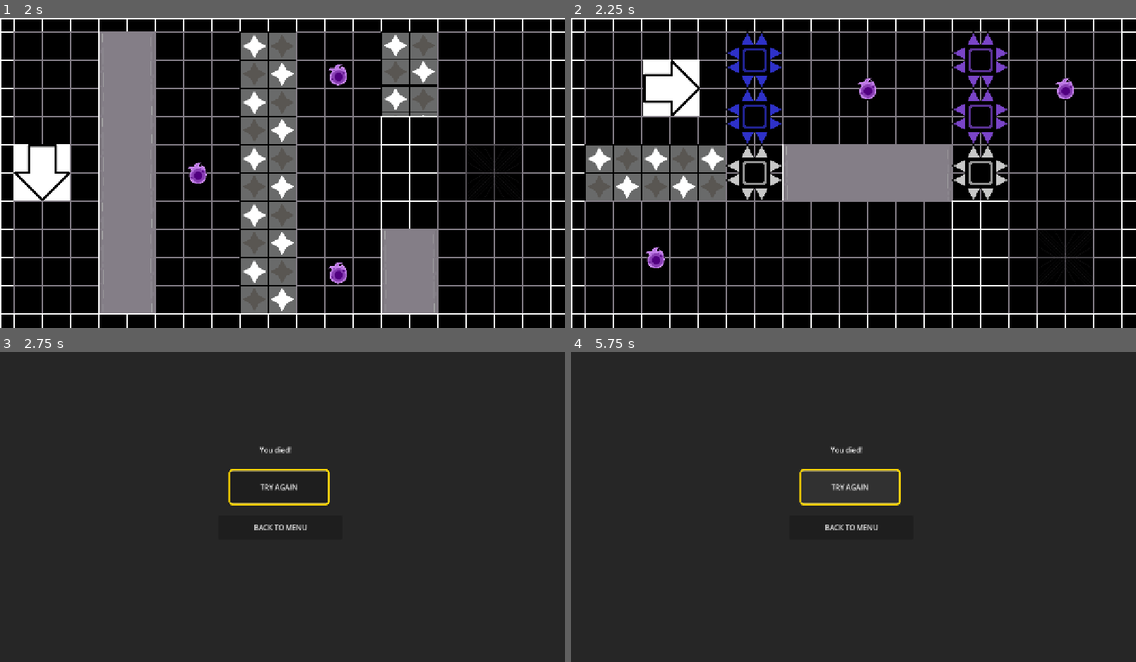
Above: before the commit, frames 1-4 (two rows, left to right).
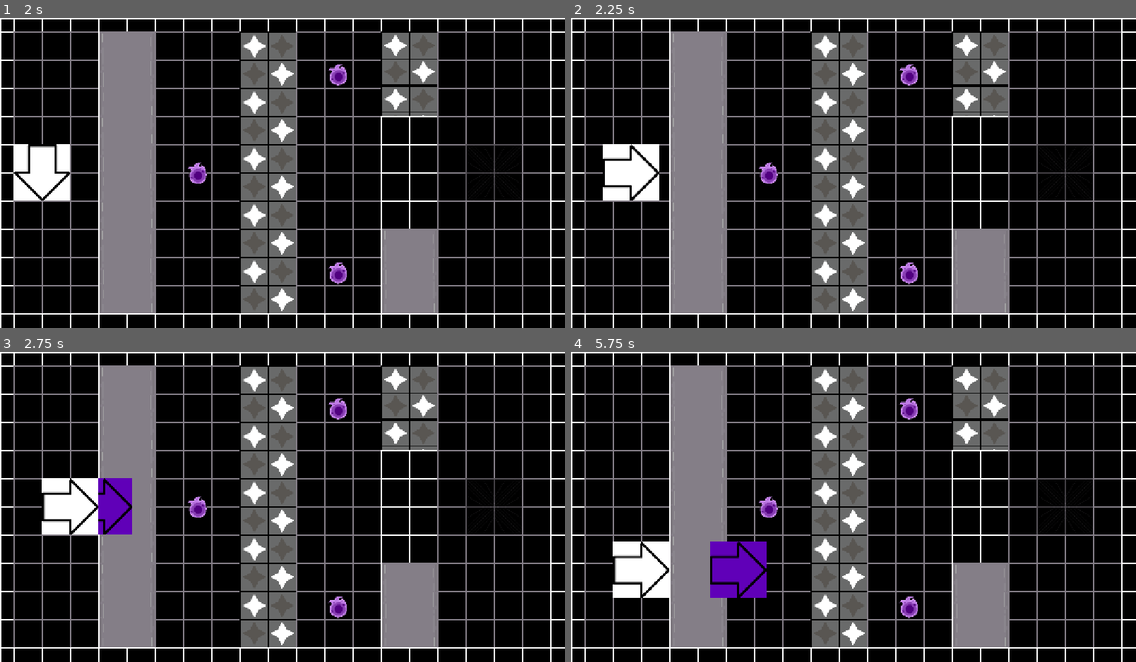
Above: after the commit, the same moments.

Repository: Equipe-Plasma/Switch-Shadow
Game: Godot game, scene res://menu/menu_principal/menu_principal.tscn
Same seed, same stepped clock (60 frames per second), same inputs: the game is played once before the commit and once after it. Sound files missing from this copy of the repository are replaced by a short silence.
Inputs (mouse positions are in pixels of both pictures, inside the frame that each line leads up to):
- Up to frame 1 (2 s): click "PLAY" at 0.5 s; click "Skip tutorial" at 1.25 s
- Up to frame 2 (2.25 s): tap Enter (proxima_fase) at 2 s; hold D (mover_direita) from 2.03 s (still down); hold Enter (proxima_fase) from 2.03 s (still down)
- Up to frame 3 (2.75 s): keep holding D (mover_direita); keep holding Enter (proxima_fase); tap Space (trocar_sombra) at 2.3 s
- Up to frame 4 (5.75 s): release D (mover_direita) at 2.75 s; release Enter (proxima_fase) at 2.75 s; click (847, 488) at 2.75 s, where only the run before the commit has a clickable "TRY AGAIN"; tap Space (trocar_sombra) at 3.5, 3.6, 5.3 s; hold S (mover_baixo) 3.53-4.25 s; tap Enter (proxima_fase) at 3.8, 5 s; click (853, 479) at 4.25 s, where only the run before the commit has a clickable "PLAY"; hold D (mover_direita) from 5.03 s (still down); hold Enter (proxima_fase) from 5.03 s (still down)

Frame 1 is identical in both runs. In frame 2, 33% of the frame differs, in the area x 2-93%, y 4-96%; in frame 3, 100%, in the area x 0-100%, y 0-100%; in frame 4, 100%.

Commit message:
Som da sombra não toca mais, musica em loop, etc

Diff:
--- a/Sistema/creditos/Creditos.tscn
+++ b/Sistema/creditos/Creditos.tscn
@@ -25,24 +25,4 @@
 layout_mode = 2
 size_flags_horizontal = 3
 bbcode_enabled = true
-text = "[center]
-[b][u]CREDITS[/u][/b]
-
-[b]Programming:[/b]
-Giovani
-Gustavo
-Rubens
-Ghabriel
-
-[b]Level Design:[/b]
-Giovani
-
-[b]Arts:[/b]
-Ghabriel
-
-[b]Sound Design:[/b]
-Rubens
-
-[b]Thank you for playing![/b]
-[/center]"
 fit_content = true
--- a/editor/item/item.gd
+++ b/editor/item/item.gd
@@ -1,9 +1,26 @@
 extends Area2D
 
-# Esta função é chamada automaticamente pelo Godot quando algo entra na área do item
+@onready var item_coletado: AudioStreamPlayer2D = $Item_coletado
+@onready var sprite: Sprite2D = $Sprite2D
+@onready var collision: CollisionShape2D = $CollisionShape2D
+
 func _on_body_entered(body: Node2D) -> void:
-	# Verifica se quem encostou é o Player
 	if body.name == "Player":
-		# Emite um aviso para quem estiver ouvindo que este item foi coletado
-		# Depois remove o item da fase
+		# 1. Desativa a colisão e esconde o visual na hora
+		collision.set_deferred("disabled", true)
+		if sprite:
+			sprite.visible = false
+
+		# 2. Toca o som (mas precisamos reparentar ele para a raiz da cena para
+		# não ser destruído junto com o item quando dermos queue_free)
+		if item_coletado.stream:
+			# Tira o player de áudio de dentro do item e joga na cena principal (root)
+			var audio_clone = item_coletado.duplicate()
+			get_tree().root.add_child(audio_clone)
+			audio_clone.global_position = global_position # Se for AudioStreamPlayer2D
+			audio_clone.play()
+			# Opcional: faz o clone se destruir sozinho quando o áudio acabar
+			audio_clone.finished.connect(audio_clone.queue_free)
+
+		# 3. Remove o item imediatamente para o contador/portal funcionar na hora
 		queue_free()
--- a/editor/item/item.tscn
+++ b/editor/item/item.tscn
@@ -2,6 +2,7 @@
 
 [ext_resource type="Script" uid="uid://chtqxur71et2r" path="res://editor/item/item.gd" id="1_6t40p"]
 [ext_resource type="Texture2D" uid="uid://ddym0oeqa3oij" path="res://assets/outros/item.png" id="2_cjhq7"]
+[ext_resource type="AudioStream" uid="uid://c5om5m4lvreut" path="res://sons/item_coletado.mp3" id="3_x7dig"]
 
 [sub_resource type="CircleShape2D" id="CircleShape2D_123ki"]
 radius = 25.0
@@ -15,4 +16,8 @@
 [node name="Sprite2D" type="Sprite2D" parent="." unique_id=498615420]
 texture = ExtResource("2_cjhq7")
 
+[node name="Item_coletado" type="AudioStreamPlayer2D" parent="." unique_id=395619158]
+stream = ExtResource("3_x7dig")
+volume_db = 8.748
+
 [connection signal="body_entered" from="." to="." method="_on_body_entered"]
--- a/fase/fase 1/fase_1.gd
+++ b/fase/fase 1/fase_1.gd
@@ -27,15 +27,6 @@
 	# Quando o jogador apertar o botão de troca (ESPAÇO)
 	if event.is_action_pressed("trocar_sombra"):
 		trocar_posicoes()
-		if trocar:
-			trocar.play()
-		else:
-			print("Aviso: O AudioStreamPlayer 'change' não foi encontrado nesta cena.")
-
-	# Atalho para avançar de fase ao apertar Enter (ui_accept) ou a ação configurada
-	if event.is_action_pressed("proxima_fase"):
-		avancar_para_proxima_fase()
-	# TEm q apagar isso dps ^
 
 func trocar_posicoes() -> void:
 	if player == null or sombra == null:
@@ -45,8 +36,13 @@
 		print("Ação bloqueada: Personagem na parede!! ")
 		return
 
-	# Se estiver tudo certo, executa a troca
+	# Se estiver tudo certo, executa a troca e toca o som
 	realizar_troca()
+
+	if trocar:
+		trocar.play()
+	else:
+		print("Aviso: O AudioStreamPlayer 'trocar' não foi encontrado nesta cena.")
 
 func pode_trocar_posicoes() -> bool:
 	# 1. Simula a posição de destino do Player
@@ -90,8 +86,6 @@
 		print("Todos os itens coletados! Portal ativado!")
 		portal.ativar()
 
-
-
 func avancar_para_proxima_fase() -> void:
 	if fase_concluida:
 		return
--- a/fase/fase 2/fase_2.gd
+++ b/fase/fase 2/fase_2.gd
@@ -99,7 +99,6 @@
 
 		trocar_posicoes()
 
-
 func trocar_posicoes() -> void:
 	if player == null or sombra == null:
 		return
--- a/fase/fase 3/fase_3.gd
+++ b/fase/fase 3/fase_3.gd
@@ -94,9 +94,6 @@
 			return
 
 		trocar_posicoes()
-		if trocar:
-			trocar.play()
-
 
 # ==========================================
 # SOLICITAR TROCA
@@ -117,17 +114,16 @@
 	# Aguarda o próximo momento seguro
 	# para verificar colisões e trocar posições.
 	realizar_troca_segura.call_deferred()
-
-
-# ==========================================
-# EXECUTAR TROCA SEGURA
-# ==========================================
 
 func realizar_troca_segura() -> void:
 	if not pode_trocar_posicoes():
 		print("Troca bloqueada: destino ocupado!")
 		troca_em_andamento = false
 		return
+
+	# Se chegou aqui, a troca é válida! O som toca apenas agora.
+	if trocar:
+		trocar.play()
 
 	var pos_player: Vector2 = player.global_position
 	var pos_sombra: Vector2 = sombra.global_position
--- a/fase/fase 4/fase_4.gd
+++ b/fase/fase 4/fase_4.gd
@@ -91,9 +91,6 @@
 			return
 
 		trocar_posicoes()
-		if trocar:
-			trocar.play()
-
 
 # ==========================================
 # SOLICITAR TROCA
@@ -124,6 +121,10 @@
 		troca_em_andamento = false
 		return
 
+	# Toca o som apenas se a troca for bem-sucedida!
+	if trocar:
+		trocar.play()
+
 	var pos_player: Vector2 = player.global_position
 	var pos_sombra: Vector2 = sombra.global_position
 
@@ -150,7 +151,6 @@
 	print("================================")
 
 	troca_em_andamento = false
-
 
 # ==========================================
 # VERIFICAR SE A TROCA É POSSÍVEL
--- a/fase/fase 5/fase_5.gd
+++ b/fase/fase 5/fase_5.gd
@@ -91,8 +91,6 @@
 			return
 
 		trocar_posicoes()
-		if trocar:
-			trocar.play()
 
 # ==========================================
 # SOLICITAR TROCA
@@ -117,12 +115,17 @@
 # ==========================================
 # EXECUTAR TROCA SEGURA
 # ==========================================
+
 func realizar_troca_segura() -> void:
 	if not pode_trocar_posicoes():
 		print("Troca bloqueada: destino ocupado!")
 		troca_em_andamento = false
 		return
 
+	# O som agora só toca AQUI, se a troca for realmente válida!
+	if trocar:
+		trocar.play()
+
 	var pos_player: Vector2 = player.global_position
 	var pos_sombra: Vector2 = sombra.global_position
 
@@ -149,7 +152,6 @@
 	print("================================")
 
 	troca_em_andamento = false
-
 
 # ==========================================
 # VERIFICAR SE A TROCA É POSSÍVEL
--- a/menu/telas/tela_vitoria/tela_vitoria.gd
+++ b/menu/telas/tela_vitoria/tela_vitoria.gd
@@ -12,6 +12,7 @@
 
 @export var botao_proxima_fase: Button
 @export var botao_menu: Button
+@onready var audio_vitoria: AudioStreamPlayer = $audio_vitoria
 
 var botoes: Array[Button] = []
 var indice_selecionado: int = 0
@@ -137,7 +138,6 @@
 func _on_botao_proxima_fase_pressed() -> void:
 	Global.proxima_fase()
 
-
 # ==========================================
 # VOLTAR AO MENU PRINCIPAL
 # ==========================================
--- a/menu/telas/tela_vitoria/tela_vitoria.tscn
+++ b/menu/telas/tela_vitoria/tela_vitoria.tscn
@@ -1,6 +1,7 @@
 [gd_scene format=3 uid="uid://drc06yh60ttaj"]
 
 [ext_resource type="Script" uid="uid://bgv0tho60vngc" path="res://menu/telas/tela_vitoria/tela_vitoria.gd" id="1_vetyl"]
+[ext_resource type="AudioStream" uid="uid://c05anfv6dpns6" path="res://sons/fase_completa.mp3" id="2_hgvxo"]
 
 [node name="TelaVitoria" type="Control" unique_id=62974723 node_paths=PackedStringArray("botao_proxima_fase", "botao_menu")]
 layout_mode = 3
@@ -67,5 +68,9 @@
 grow_vertical = 2
 text = "VOLTAR_MENU"
 
+[node name="audio_vitoria" type="AudioStreamPlayer" parent="." unique_id=1859594892]
+stream = ExtResource("2_hgvxo")
+volume_db = 6.386
+
 [connection signal="pressed" from="BotaoProximaFase" to="." method="_on_botao_proxima_fase_pressed"]
 [connection signal="pressed" from="BotaoMenu" to="." method="_on_botao_menu_pressed"]
--- a/sons/global_music.tscn
+++ b/sons/global_music.tscn
@@ -5,4 +5,4 @@
 [node name="GlobalMusic" type="AudioStreamPlayer" unique_id=166330772]
 stream = ExtResource("1_wsj5q")
 autoplay = true
-parameters/looping = false
+parameters/looping = true
Not shown, changed: assets/outros/item.png.import
Not shown, added: sons/fase_completa.mp3.import
Not shown, added: sons/item_coletado.mp3.import
Not shown, added: menu/telas/tela_vitoria/tela_vitoria.tscn2261492452.tmp
Not shown, added: menu/telas/tela_vitoria/tela_vitoria.tscn2273539889.tmp
Not shown, added: sons/fase_completa.mp3
Not shown, added: sons/item_coletado.mp3
